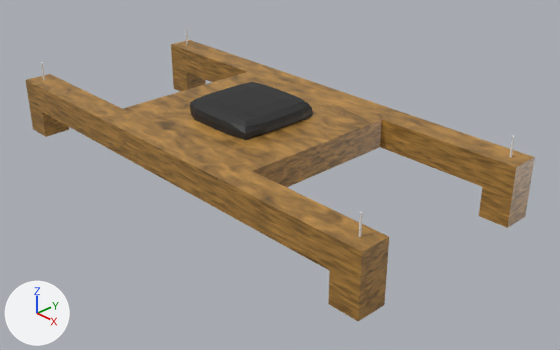
Renders of the Blender file CAD/Drone.blend from each side of a commit.
One viewpoint serves both versions: a camera (50 mm lens) standing at (0.55, -0.476, 0.304) and looking at (0.035, 0.009, -0.044). The axes (+X, +Y, +Z) are drawn at lower left. The lights are the same throughout. The older version comes first.

The scene before the commit, as lines of its bpy script (objects in view):
```python
me_cube = bpy.data.meshes.new('Cube')
me_cube.from_pydata(...)  # 98 vertices, 96 faces; spans x -0.99..1.0, y -1.0..0.99, z -1.0..0.98
me_cube.materials.append(mat_material_002)  # dark grey #3c3c3c
me_cube_001 = bpy.data.meshes.new('Cube.001')
me_cube_001.from_pydata(...)  # a box spanning x -1.0..1.0, y -1.0..1.0, z -1.0..1.0; a box spanning x -1.0..1.0, y 12.3..14.3, z -1.0..1.0; a box spanning x -0.4..0.4, y 1.0..12.3, z -1.0..1.0; a box spanning x 0.9..1.0, y -1.0..1.0, z -3.0..-1.0; a box spanning x 0.9..1.0, y 12.3..14.3, z -3.0..-1.0; a box spanning x -1.0..-0.9, y 12.3..14.3, z -3.0..-1.0; a box spanning x -1.0..-0.9, y -1.0..1.0, z -3.0..-1.0
me_cube_001.materials.append(mat_material)
ob_cube = bpy.data.objects.new('Cube', me_cube)
ob_cube.location = (0.0, 0.0, 0.022)
ob_cube.scale = (0.05, 0.05, 0.01)
ob_cube_001 = bpy.data.objects.new('Cube.001', me_cube_001)
ob_cube_001.location = (0.0, -0.1, 0.0)
ob_cube_001.scale = (0.25, 0.015, 0.015)
```
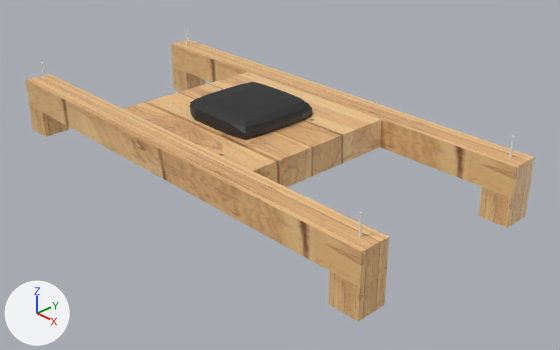
Commit message: New drone
Added new drone that is symmetric

Boxes (x1, y1, x2, y2) around the edits, measured in the pictures (560 x 350 px):
'Cube.001', recoloured (lighter)
    both: (26, 40, 535, 321)

The edits, one by one:
Picture 'Brown-wooden-parquet-texture.jpg' (img_brown_wooden_parquet_texture_jpg) is new.
Material 'Material.003' (mat_material_003) is new.
Its texture is img_brown_wooden_parquet_texture_jpg.
me_cube_001 has 56 vertices, 42 faces and spans x -1.0..1.0, y -1.0..14.3, z -3.0..1.0.
me_cube_001 no longer uses material mat_material.
me_cube_001 gains material mat_material_003 (picture img_brown_wooden_parquet_texture_jpg).
